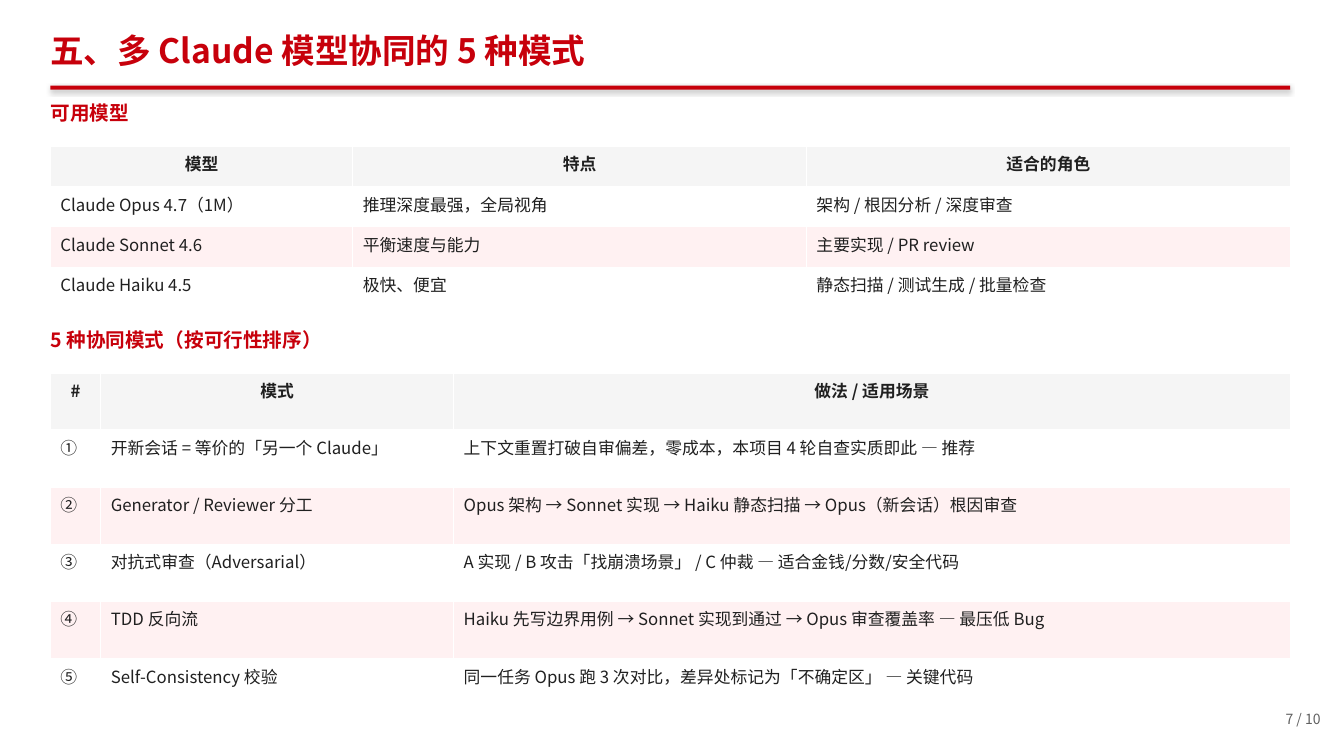
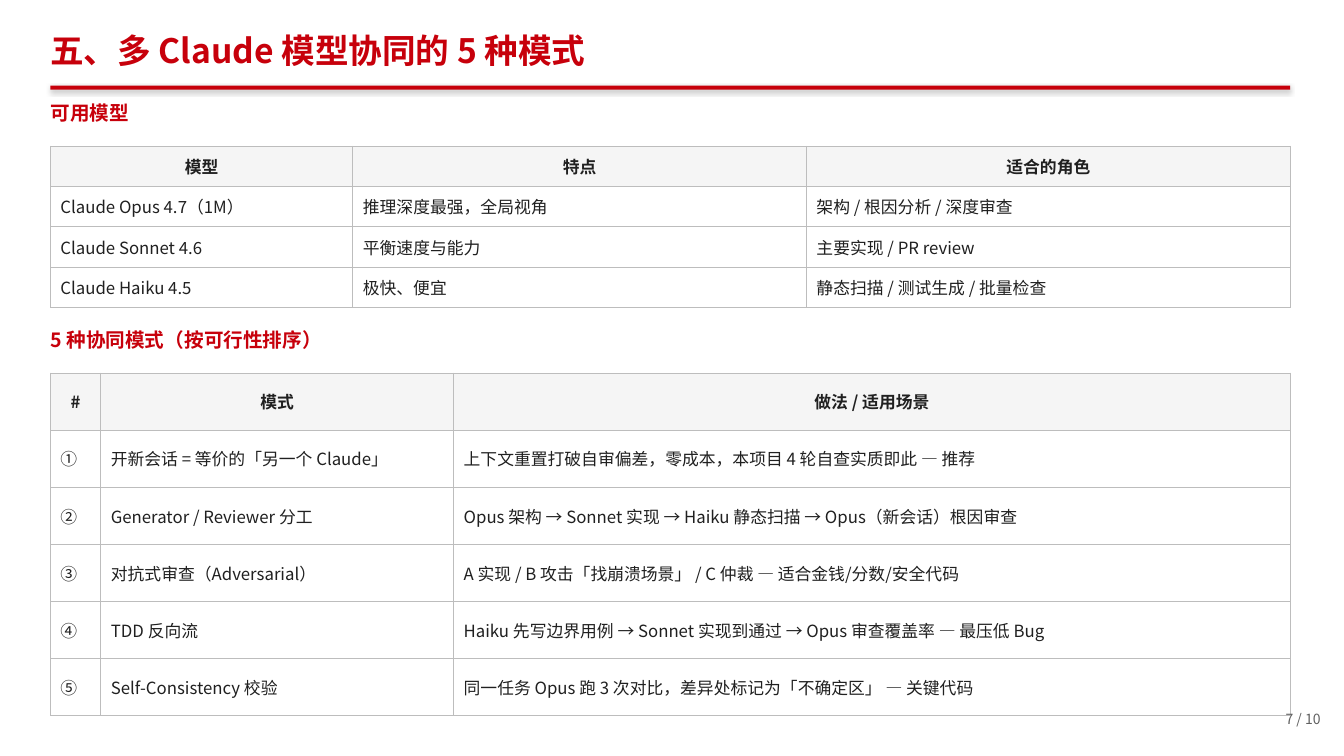
Before and after one commit to berming/AndroidAPP, a slide deck: slide 7 of docs/dev_summary.pptx. Drawn at 1344x756 pixels with LibreOffice and Linux fonts; fonts in the diff are those of the drawing. Boxes give left, top, right and bottom in pixels: in the first picture for what was removed or moved away, otherwise in the second. Text is boxed around its words. In the diff, an @@ line names an element or a change of style, - is before the commit and + after.

```diff
--- a/docs/dev_summary.pptx
+++ b/docs/dev_summary.pptx
@@ table at [50,146,1291,308] @@
@@ fill #FFF1F2 to #FFFFFF in row 3 @@
@@ borders changed @@
@@ table at [50,373,1291,716] @@
@@ fill #FFF1F2 to #FFFFFF in 6 cells @@
@@ borders changed @@
```
Also in this commit, not shown: 8 other slides changed, 1 other file.
